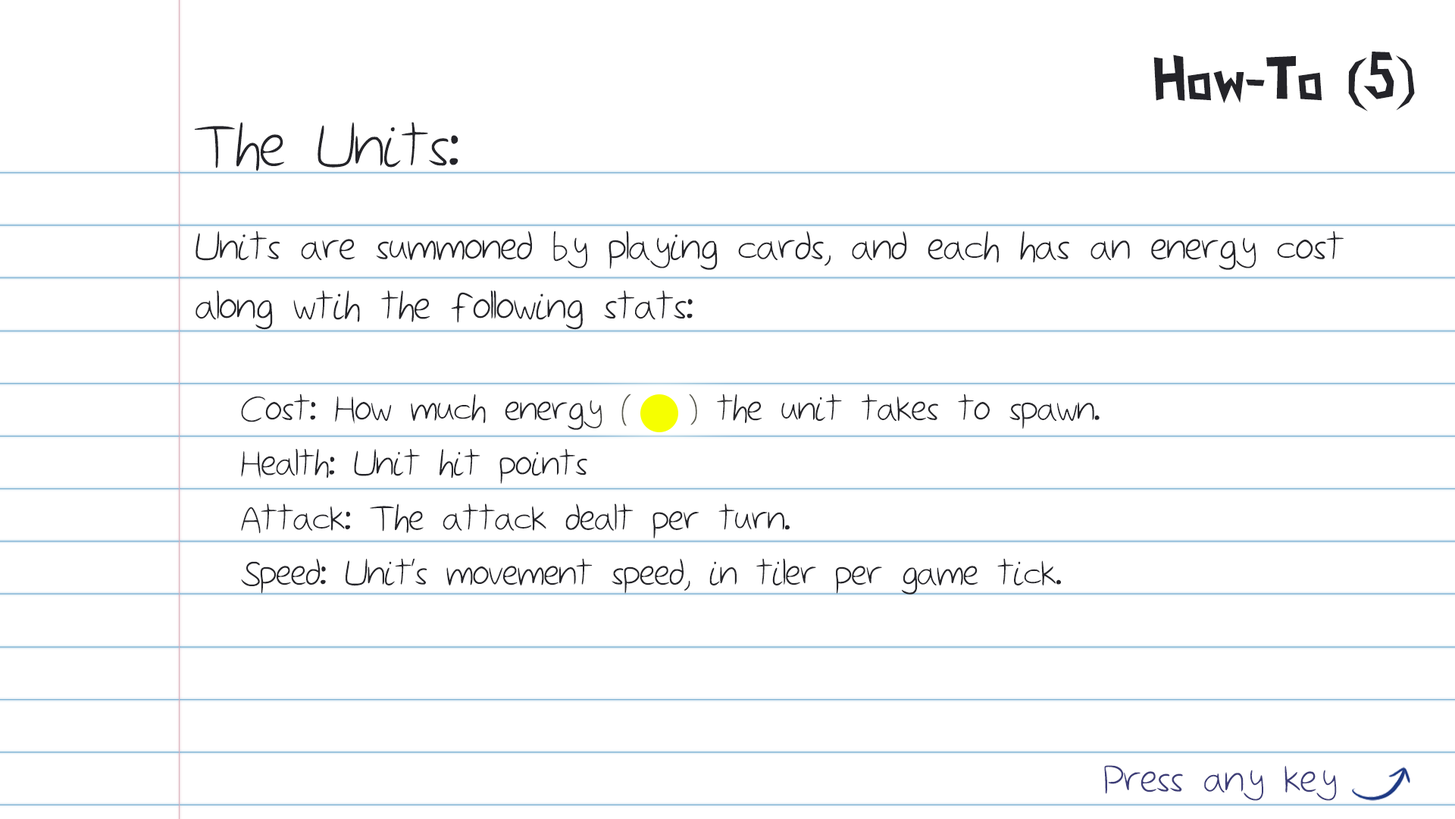
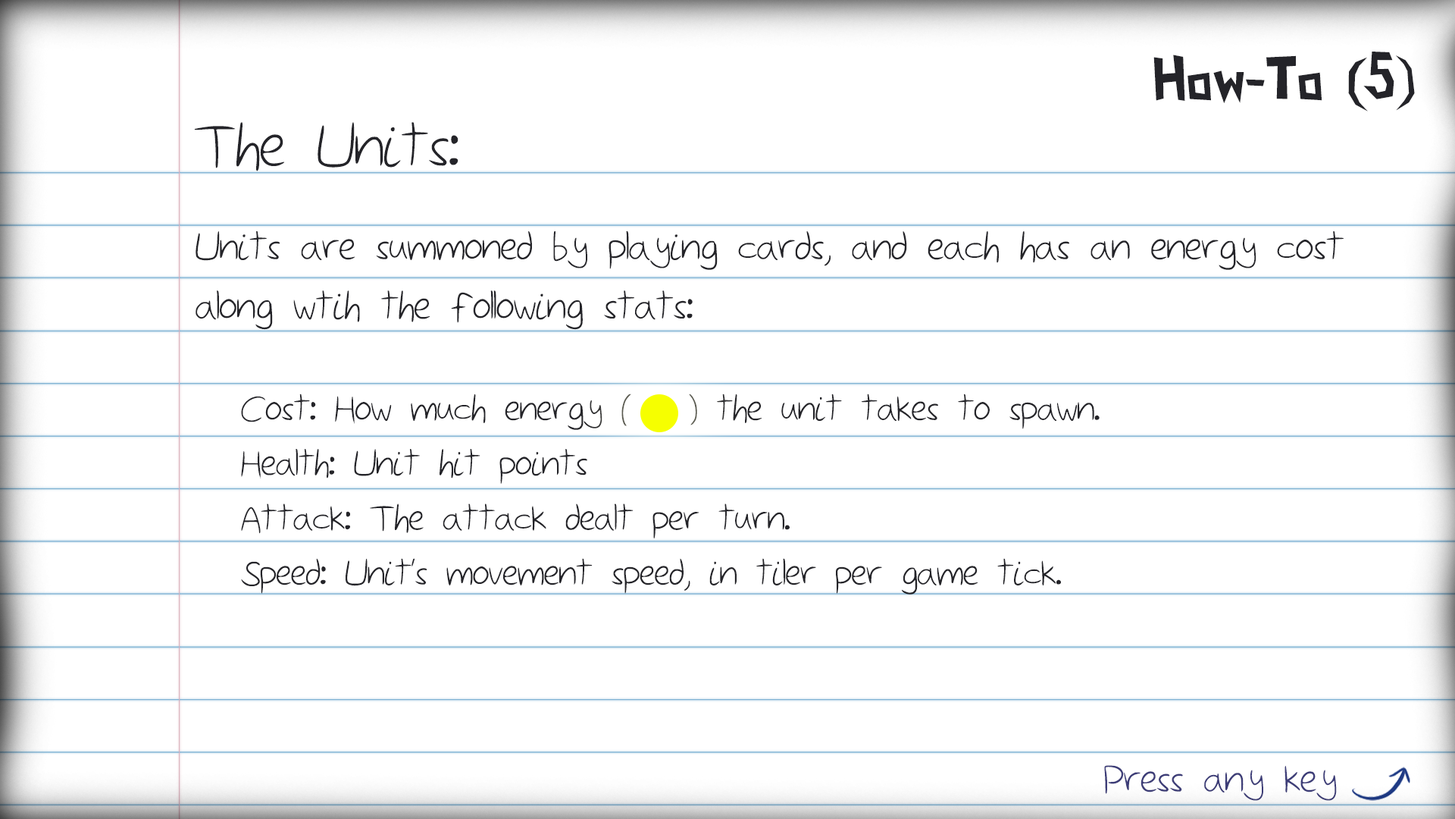
Comparing the layer stacks of the two 1455px x 819px images. Changes:
added layer "Layer 8" above "Ellipse 1" over bbox(0, 0, 1455, 819)
